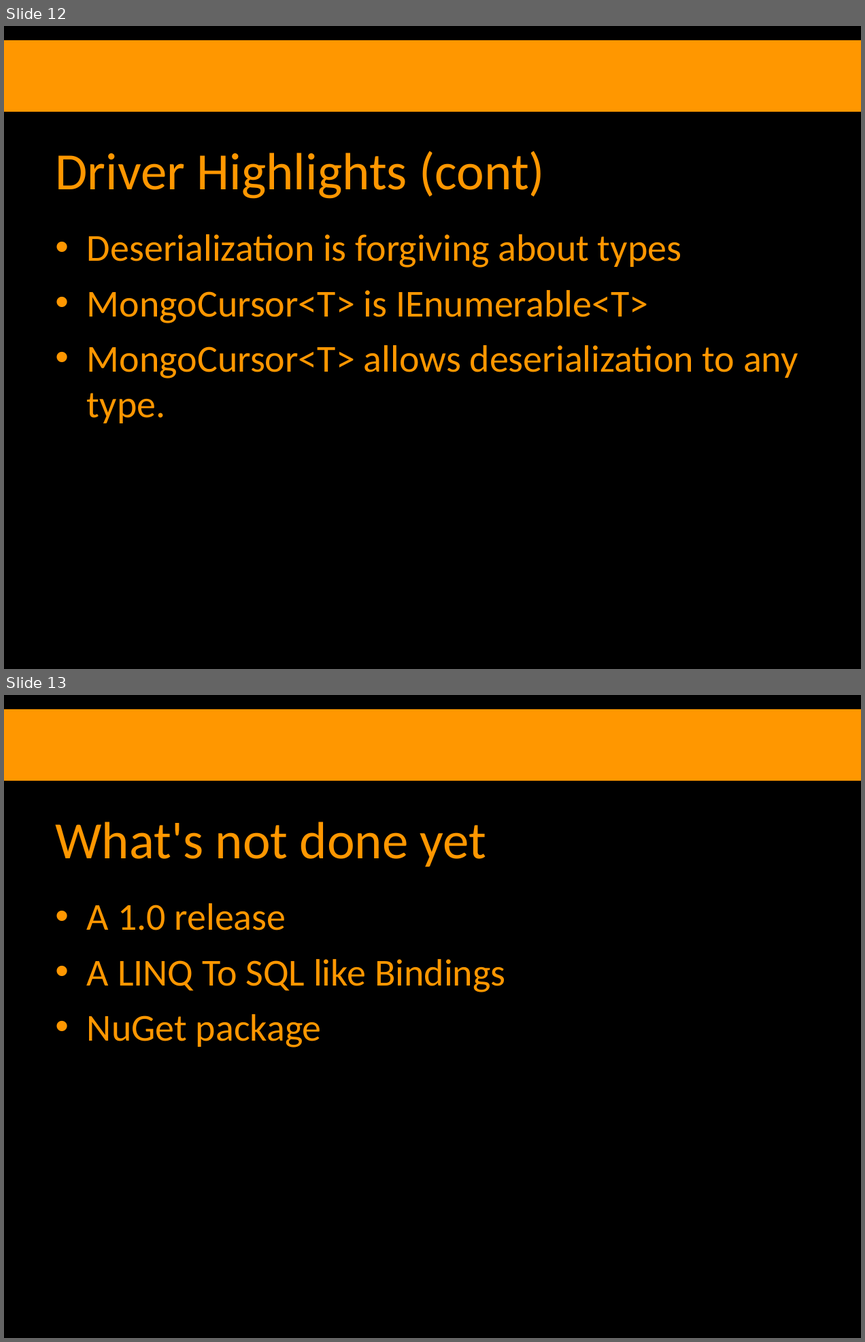
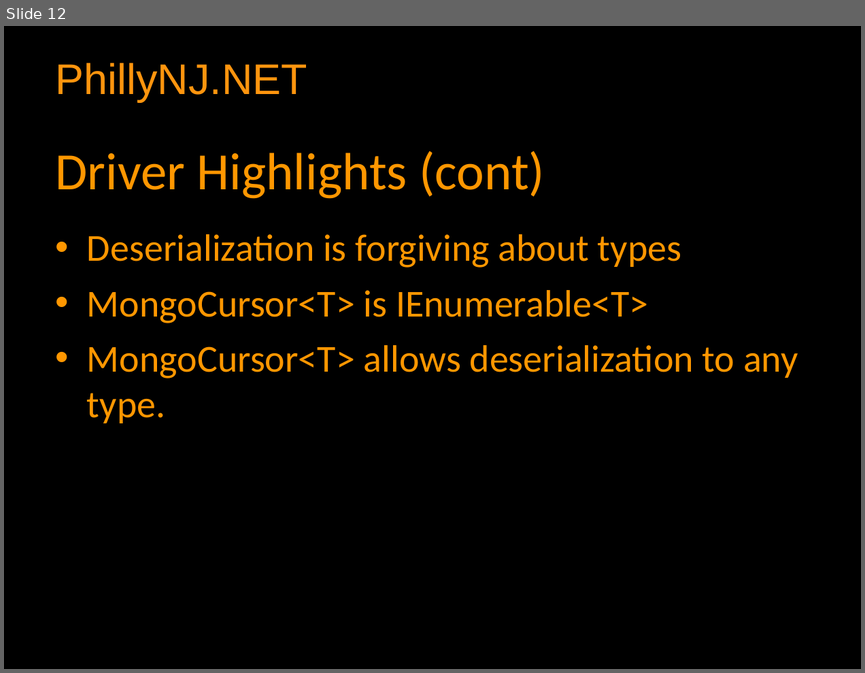
Before and after one commit to zippy1981/CodeCampNYC_Mongo, a slide deck: Slides.odp. Shown one above the other, each under a label of ours: slides 12 and 13 before the commit, slide 12 after it. The pictures are 865x1342 and 865x673 pixels, drawn with LibreOffice and Linux fonts; fonts in the diff are those of the drawing; background and template pictures are left out. Boxes give left, top, right and bottom in pixels: in the first picture for what was removed or moved away, otherwise in the second. Text is boxed around its words. In the diff, an @@ line names an element or a change of style, - is before the commit and + after.

```diff
--- a/Slides.odp
+++ b/Slides.odp
@@ slide 13 removed at bbox=[4, 695, 861, 1338], background #000000; not listed: 1 template element that a slide beside it also shows @@
@@ title removed at bbox=[55, 821, 487, 867] @@
-What's not done yet
@@ text removed at bbox=[87, 903, 506, 1047] @@
-• A 1.0 release
-• A LINQ To SQL like Bindings
-• NuGet package
@@ slide 12 changed as well @@
@@ rectangle removed at bbox=[4, 40, 861, 112] @@
@@ text added at bbox=[55, 63, 307, 102], 36 pt, text #FF950E @@
+PhillyNJ.NET
```
Also in this commit, not shown: 10 other slides changed, 6 slides added, 2 other slides removed, 34 other files.
